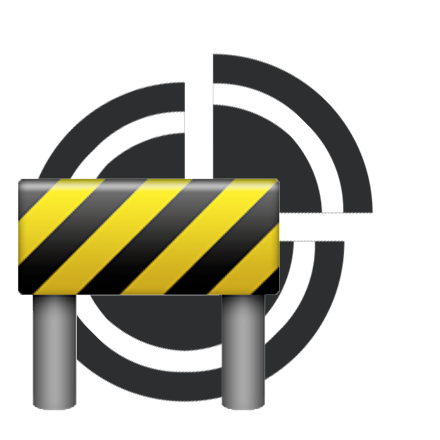
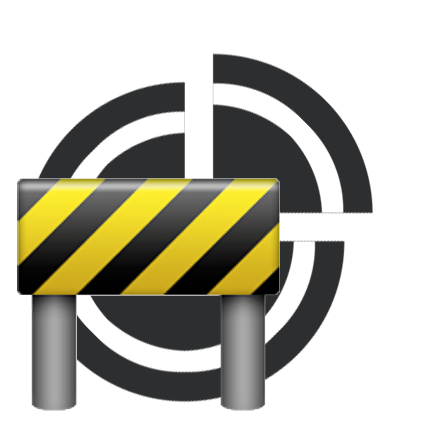
Comparing the layer stacks of the two 440x440 images. Changes:
added layer "Debug overlay copy 2" above "Debug overlay copy" over [17, 178, 280, 411]
added layer "Debug overlay copy" above "Debug overlay" over [16, 178, 279, 411]
